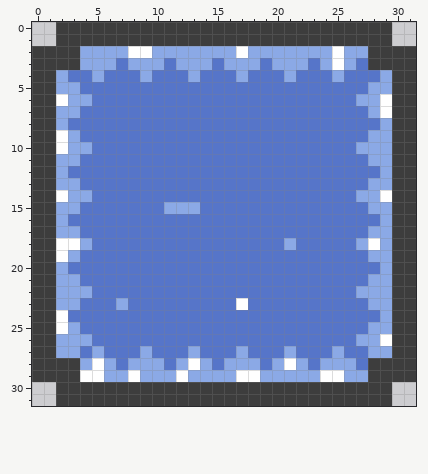
Pixel-art sprite: src/images/river.png. This is how it looked before the edit.
The file is 32x32 pixels.
Now the later version:
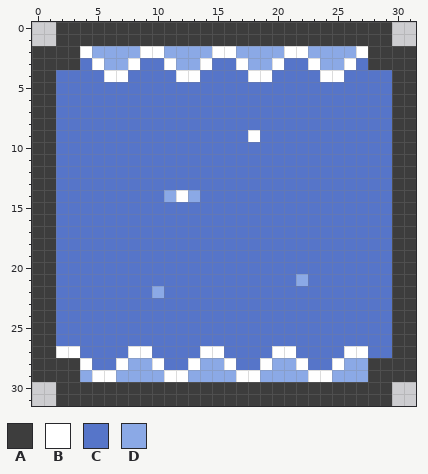
Palette (. is transparent): A #3d3d3d  B #ffffff  C #5675c9  D #8ba9e6
Difference:
@@ x 0..31 @@
  1 ..AAAAAAAAAAAAAAAAAAAAAAAAAAAA..
- 2 AAAADDDDBBDDDDDDDBDDDDDDDBDDAAAA
- 3 AAAADDDCDDDCDDDCDDDCDDDCDBDCAAAA
- 4 AADCCDCCCDCCCDCCCDCCCDCCCDCCCDAA
- 5 AADDCCCCCCCCCCCCCCCCCCCCCCCCDDAA
- 6 AABDDCCCCCCCCCCCCCCCCCCCCCCDDBAA
- 7 AADDCCCCCCCCCCCCCCCCCCCCCCCCDBAA
- 8 AADCCCCCCCCCCCCCCCCCCCCCCCCCCDAA
- 9 AABDCCCCCCCCCCCCCCCCCCCCCCCCDDAA
-10 AABDDCCCCCCCCCCCCCCCCCCCCCCDDDAA
-11 AADDCCCCCCCCCCCCCCCCCCCCCCCCDDAA
-12 AADCCCCCCCCCCCCCCCCCCCCCCCCCCDAA
-13 AADDCCCCCCCCCCCCCCCCCCCCCCCCDDAA
-14 AABDDCCCCCCCCCCCCCCCCCCCCCCDDBAA
-15 AADDCCCCCCCDDDCCCCCCCCCCCCCCDDAA
-16 AADCCCCCCCCCCCCCCCCCCCCCCCCCCDAA
-17 AADDCCCCCCCCCCCCCCCCCCCCCCCCDDAA
-18 AABBDCCCCCCCCCCCCCCCCDCCCCCDBDAA
-19 AABDCCCCCCCCCCCCCCCCCCCCCCCCDDAA
-20 AADCCCCCCCCCCCCCCCCCCCCCCCCCCDAA
-21 AADDCCCCCCCCCCCCCCCCCCCCCCCCDDAA
-22 AADDDCCCCCCCCCCCCCCCCCCCCCCDDDAA
-23 AADDCCCDCCCCCCCCCBCCCCCCCCCCDDAA
-24 AABCCCCCCCCCCCCCCCCCCCCCCCCCCDAA
-25 AABDCCCCCCCCCCCCCCCCCCCCCCCCDDAA
-26 AADDDCCCCCCCCCCCCCCCCCCCCCCDDBAA
-27 AADDCDCCCDCCCDCCCDCCCDCCCDCCDDAA
-28 AAAADBDCDDDCDBDCDDDCDBDCDDDCAAAA
-29 AAAABBDDBDDDBDDDDBBDDDDDBBDDAAAA
+ 2 AAAABDDDDBBDDDDBBDDDDBBDDDDBAAAA
+ 3 AAAACBDDBCCBDDBCCBDDBCCBDDBCAAAA
+ 4 AACCCCBBCCCCBBCCCCBBCCCCBBCCCCAA
+ 5 AACCCCCCCCCCCCCCCCCCCCCCCCCCCCAA
+ 6 AACCCCCCCCCCCCCCCCCCCCCCCCCCCCAA
+ 7 AACCCCCCCCCCCCCCCCCCCCCCCCCCCCAA
+ 8 AACCCCCCCCCCCCCCCCCCCCCCCCCCCCAA
+ 9 AACCCCCCCCCCCCCCCCBCCCCCCCCCCCAA
+10 AACCCCCCCCCCCCCCCCCCCCCCCCCCCCAA
+11 AACCCCCCCCCCCCCCCCCCCCCCCCCCCCAA
+12 AACCCCCCCCCCCCCCCCCCCCCCCCCCCCAA
+13 AACCCCCCCCCCCCCCCCCCCCCCCCCCCCAA
+14 AACCCCCCCCCDBDCCCCCCCCCCCCCCCCAA
+15 AACCCCCCCCCCCCCCCCCCCCCCCCCCCCAA
+16 AACCCCCCCCCCCCCCCCCCCCCCCCCCCCAA
+17 AACCCCCCCCCCCCCCCCCCCCCCCCCCCCAA
+18 AACCCCCCCCCCCCCCCCCCCCCCCCCCCCAA
+19 AACCCCCCCCCCCCCCCCCCCCCCCCCCCCAA
+20 AACCCCCCCCCCCCCCCCCCCCCCCCCCCCAA
+21 AACCCCCCCCCCCCCCCCCCCCDCCCCCCCAA
+22 AACCCCCCCCDCCCCCCCCCCCCCCCCCCCAA
+23 AACCCCCCCCCCCCCCCCCCCCCCCCCCCCAA
+24 AACCCCCCCCCCCCCCCCCCCCCCCCCCCCAA
+25 AACCCCCCCCCCCCCCCCCCCCCCCCCCCCAA
+26 AACCCCCCCCCCCCCCCCCCCCCCCCCCCCAA
+27 AABBCCCCBBCCCCBBCCCCBBCCCCBBCCAA
+28 AAAABCCBDDBCCBDDBCCBDDBCCBDDAAAA
+29 AAAADBBDDDDBBDDDDBBDDDDBBDDDAAAA
 30 ..AAAAAAAAAAAAAAAAAAAAAAAAAAAA..
Boxes around the changes in both pictures, in picture pixels (x1, y1, x2, y2):
changed: (56, 46, 392, 382)
